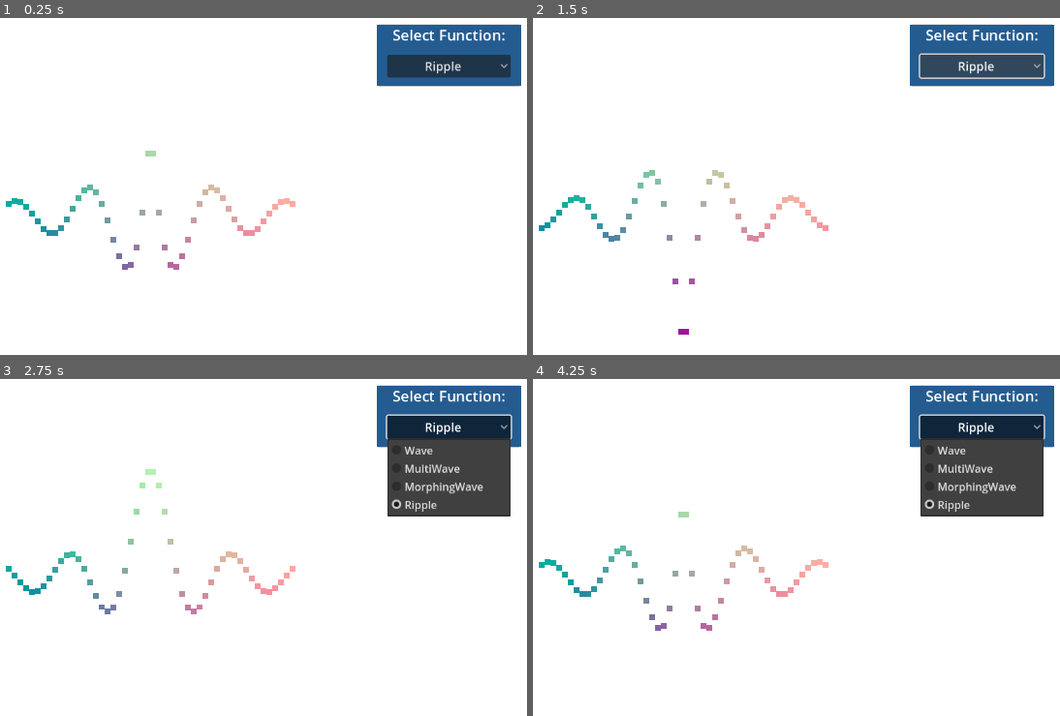
Above: before the commit, frames 1-4 (two rows, left to right).
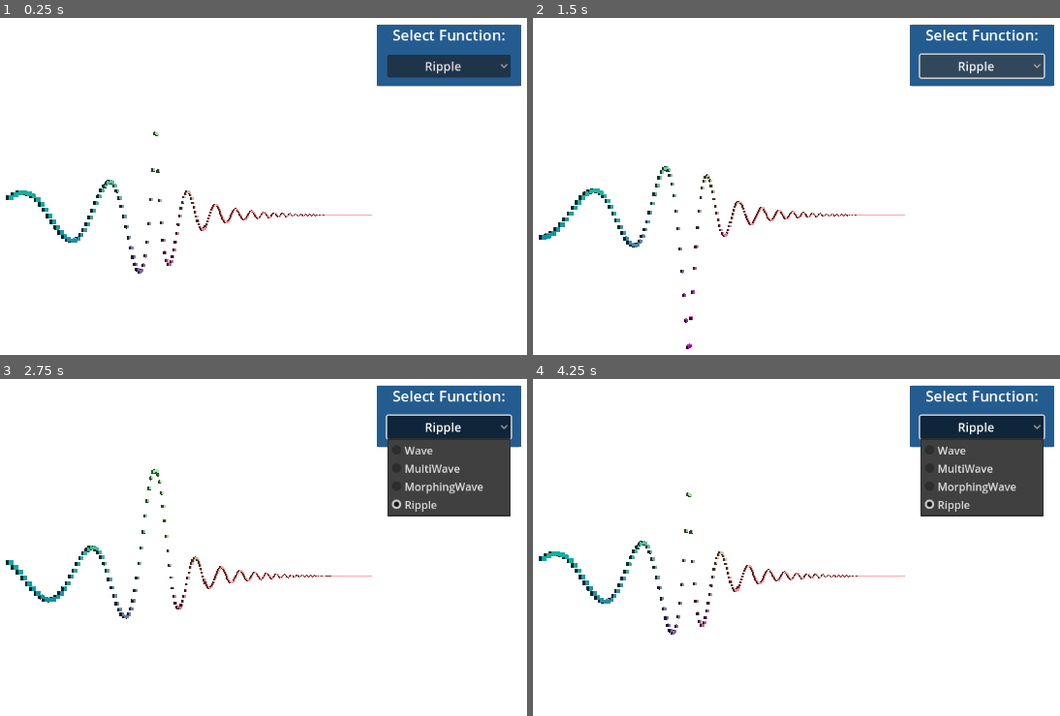
Above: after the commit, the same moments.

Repository: XReaper95/catlikecoding-tutorials-godot
Game: Godot game, scene res://math_world.tscn
Two runs of this game, one before a commit and one after it. Both use one fixed random seed, a clock stepped at 60 frames per second and the inputs below.
Inputs:
- Up to frame 1 (0.25 s): no input
- Up to frame 2 (1.5 s): click "Ripple" at 0.5 s; click "Ripple" at 1.25 s
- Up to frame 3 (2.75 s): click "Ripple" at 2 s
- Up to frame 4 (4.25 s): no input

The runs differ from the first frame. In frame 1, 1.9% of the frame differs, in the area x 1-71%, y 33-76%; in frame 2, 1.9%; in frame 3, 1.8%; in frame 4, 1.9%.

Commit message:
Math World: adding another dimention

Diff:
--- a/mathematical-surfaces/function_library.gd
+++ b/mathematical-surfaces/function_library.gd
@@ -27,23 +27,23 @@
 }
 
 ### Functions ###
-func _wave_function(x: float, t: float) -> float:
+func _wave_function(x: float, z: float, t: float) -> float:
 	return sin(PI * (x + t))
 
 
-func _multiwave_function(x: float, t: float) -> float:
-	var wave = _wave_function(x, t)
+func _multiwave_function(x: float, z: float, t: float) -> float:
+	var wave = _wave_function(x, z, t)
 	wave += 0.5 * sin(2.0 * PI * (x + t))
 	return wave * (2.0 / 3.0)
 
 
-func _morphing_wave_function(x: float, t: float) -> float:
+func _morphing_wave_function(x: float, z: float, t: float) -> float:
 	var half_period_wave = sin(PI * (x + 0.5 * t))
 	half_period_wave += 0.5 * sin(2.0 * PI * (x + t))
 	return half_period_wave * (2.0 / 3.0)
 
 
-func _ripple_function(x: float, t: float) -> float:
+func _ripple_function(x: float, z: float, t: float) -> float:
 	var d = abs(x)
 	var y = sin(PI * (4.0 * d - t))
 	return y / (1.0 + 10.0 * d)
--- a/mathematical-surfaces/graph.gd
+++ b/mathematical-surfaces/graph.gd
@@ -12,7 +12,7 @@
 func _ready():
 	var pos = Vector3.ZERO
 
-	for i in range(resolution):
+	for i in range(resolution * resolution):
 		var new_point := _Point.instantiate() as CSGBox3D
 		_points.append(new_point)
 
@@ -29,5 +29,5 @@
 		point.position.y = (
 			_function_library
 				.get_function()
-				.call(point.position.x, elapsed_time)
+				.call(point.position.x, point.position.y, elapsed_time)
 		)
--- a/mathematical-surfaces/math_world.tscn
+++ b/mathematical-surfaces/math_world.tscn
@@ -20,12 +20,11 @@
 
 [node name="Graph" type="Node3D" parent="."]
 script = ExtResource("1_cm1qr")
-resolution = 50
+resolution = 100
 _function_library = ExtResource("2_1tkxj")
 
 [node name="Camera3D" type="Camera3D" parent="."]
-transform = Transform3D(1, 0, 0, 0, 1, 0, 0, 0, 1, 0, 0, 1)
-projection = 1
+transform = Transform3D(0.620135, 0, -0.784495, 0, 1, 0, 0.784495, 0, 0.620135, -1.54602, 0, 1.17912)
 size = 3.0
 
 [node name="DirectionalLight3D" type="DirectionalLight3D" parent="."]
